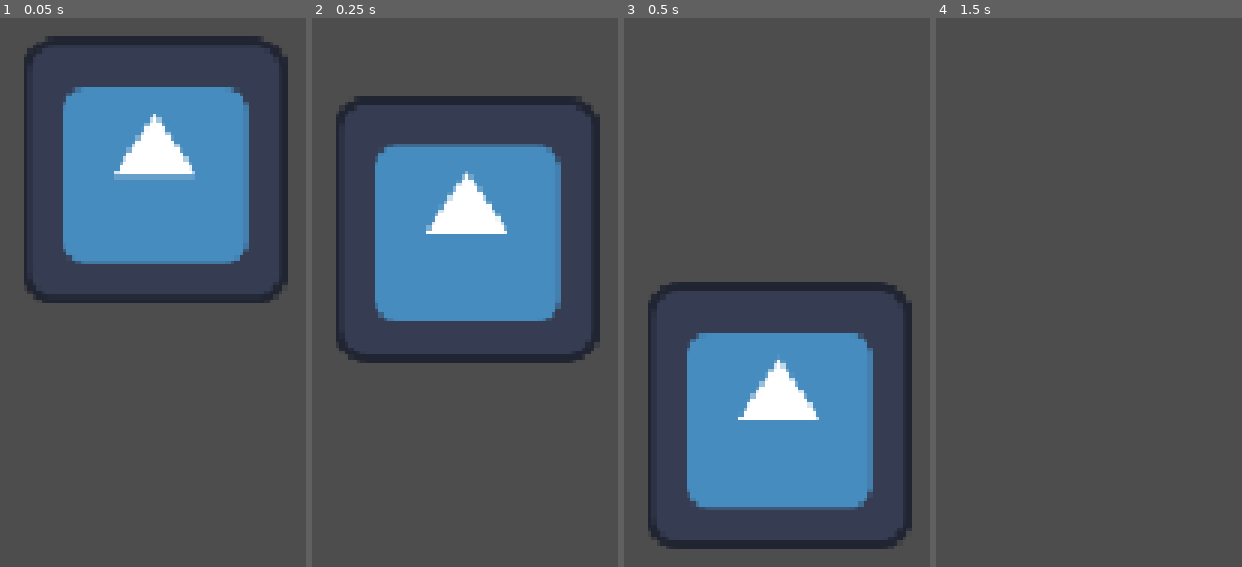
Above: before the commit, frames 1-4 (left to right).
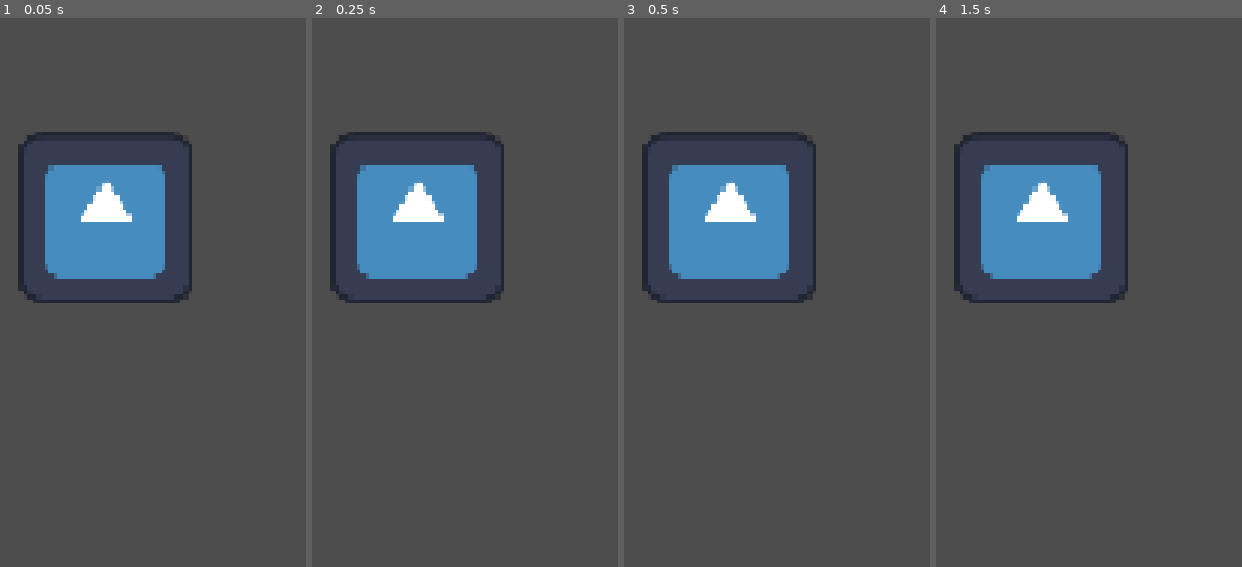
Above: after the commit, the same moments.

Repository: BaguetteLauncher31/Flow
Game: Godot game, scene res://node.tscn
Two runs of this game, one before a commit and one after it. Both use one fixed random seed, a clock stepped at 60 frames per second and the inputs below. The engine's default icon, where the game draws it, is replaced by a stand-in: a white triangle on a blue panel in a dark square.
Inputs (mouse positions are in pixels of both pictures, inside the frame that each line leads up to):
- Up to frame 1 (0.05 s): no input
- Up to frame 2 (0.25 s): no input
- Up to frame 3 (0.5 s): no input
- Up to frame 4 (1.5 s): tap Enter (ui_accept) at 0.5, 0.77, 1.25 s; move the mouse to (outside the picture) at 0.52 s; hold Right (ui_right) from 0.53 s (still down); tap Alt at 0.6 s; click (outside the picture) at 0.67 s; move the mouse to (outside the picture) at 1.27 s; tap Shift at 1.35 s

The runs differ from the first frame. In frame 1, 22% of the frame differs, in the area x 5-95%, y 3-52%; in frame 2, 21%; in frame 3, 35%, in the area x 5-95%, y 20-97%; in frame 4, 10%.

Commit message:
added input actions

Diff:
--- a/node.tscn
+++ b/node.tscn
@@ -5,7 +5,7 @@
 [ext_resource type="Texture2D" uid="uid://dc7p74obpdky3" path="res://icon.svg" id="3_e2u21"]
 
 [sub_resource type="RectangleShape2D" id="RectangleShape2D_ubmik"]
-size = Vector2(128, 128)
+size = Vector2(83, 82)
 
 [node name="Node" type="Node" unique_id=170336274]
 script = ExtResource("1_sy5k4")
@@ -15,9 +15,13 @@
 script = ExtResource("2_112p8")
 
 [node name="Sprite2D" type="Sprite2D" parent="Player" unique_id=1491201855]
-position = Vector2(125, 333)
+position = Vector2(102.5, 356)
+scale = Vector2(0.6484375, 0.640625)
 texture = ExtResource("3_e2u21")
 
 [node name="CollisionShape2D" type="CollisionShape2D" parent="Player" unique_id=1453485210]
-position = Vector2(125, 333)
+position = Vector2(102.5, 356)
 shape = SubResource("RectangleShape2D_ubmik")
+
+[node name="Camera2D" type="Camera2D" parent="Player" unique_id=993930465]
+position = Vector2(583, 214)
--- a/project.godot
+++ b/project.godot
@@ -24,6 +24,33 @@
 
 enabled=PackedStringArray("res://addons/godot_super-wakatime/plugin.cfg")
 
+[input]
+
+left={
+"deadzone": 0.2,
+"events": [Object(InputEventKey,"resource_local_to_scene":false,"resource_name":"","device":-1,"window_id":0,"alt_pressed":false,"shift_pressed":false,"ctrl_pressed":false,"meta_pressed":false,"pressed":false,"keycode":0,"physical_keycode":65,"key_label":0,"unicode":97,"location":0,"echo":false,"script":null)
+, Object(InputEventKey,"resource_local_to_scene":false,"resource_name":"","device":-1,"window_id":0,"alt_pressed":false,"shift_pressed":false,"ctrl_pressed":false,"meta_pressed":false,"pressed":false,"keycode":0,"physical_keycode":4194319,"key_label":0,"unicode":0,"location":0,"echo":false,"script":null)
+]
+}
+right={
+"deadzone": 0.2,
+"events": [Object(InputEventKey,"resource_local_to_scene":false,"resource_name":"","device":-1,"window_id":0,"alt_pressed":false,"shift_pressed":false,"ctrl_pressed":false,"meta_pressed":false,"pressed":false,"keycode":0,"physical_keycode":68,"key_label":0,"unicode":100,"location":0,"echo":false,"script":null)
+, Object(InputEventKey,"resource_local_to_scene":false,"resource_name":"","device":-1,"window_id":0,"alt_pressed":false,"shift_pressed":false,"ctrl_pressed":false,"meta_pressed":false,"pressed":false,"keycode":0,"physical_keycode":4194321,"key_label":0,"unicode":0,"location":0,"echo":false,"script":null)
+]
+}
+up={
+"deadzone": 0.2,
+"events": [Object(InputEventKey,"resource_local_to_scene":false,"resource_name":"","device":-1,"window_id":0,"alt_pressed":false,"shift_pressed":false,"ctrl_pressed":false,"meta_pressed":false,"pressed":false,"keycode":0,"physical_keycode":87,"key_label":0,"unicode":119,"location":0,"echo":false,"script":null)
+, Object(InputEventKey,"resource_local_to_scene":false,"resource_name":"","device":-1,"window_id":0,"alt_pressed":false,"shift_pressed":false,"ctrl_pressed":false,"meta_pressed":false,"pressed":false,"keycode":0,"physical_keycode":4194321,"key_label":0,"unicode":0,"location":0,"echo":false,"script":null)
+]
+}
+down={
+"deadzone": 0.2,
+"events": [Object(InputEventKey,"resource_local_to_scene":false,"resource_name":"","device":-1,"window_id":0,"alt_pressed":false,"shift_pressed":false,"ctrl_pressed":false,"meta_pressed":false,"pressed":false,"keycode":0,"physical_keycode":83,"key_label":0,"unicode":115,"location":0,"echo":false,"script":null)
+, Object(InputEventKey,"resource_local_to_scene":false,"resource_name":"","device":-1,"window_id":0,"alt_pressed":false,"shift_pressed":false,"ctrl_pressed":false,"meta_pressed":false,"pressed":false,"keycode":0,"physical_keycode":4194322,"key_label":0,"unicode":0,"location":0,"echo":false,"script":null)
+]
+}
+
 [physics]
 
 3d/physics_engine="Jolt Physics"
